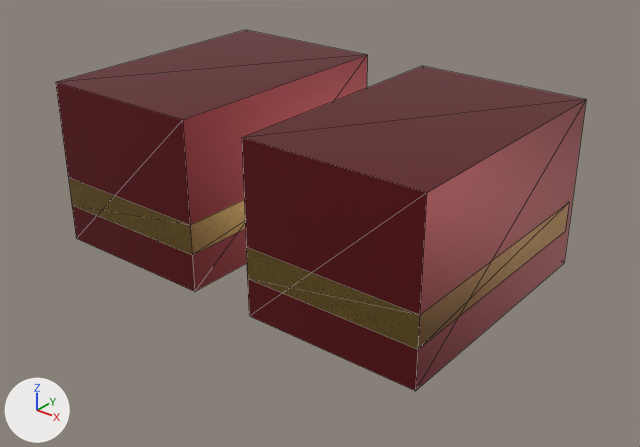
Before and after pictures for a commit that changed the glTF model src/client/dev_viewer/models/modular_heroes/dk_boots_elite.glb.
Rendered twice from a 50 mm lens placed at (0.661, -0.848, 0.437), pointed at (0.008, -0.032, -0.069). Every picture has the same lights, and +X, +Y and +Z are marked at lower left. The older version comes first. Mesh edges are drawn as thin lines. Where no turn or scale is listed for an object, it has been applied to the vertices. Vertices at exactly the same position are counted once.

The first picture shows 'boot_-1', 'boot_1', 'boot_trim_-1', 'boot_trim_1'.
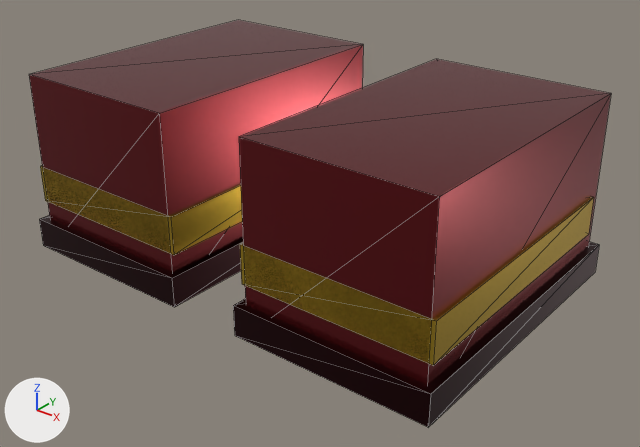
Where the change shows, as pixel boxes (x1, y1, x2, y2) in the pictures (640 x 447 px):
'boot_1', surface changed, moved, rescaled
    before: (242, 66, 586, 391)
    after: (239, 59, 611, 385)
'boot_-1', surface changed, moved, rescaled
    before: (56, 30, 367, 292)
    after: (29, 20, 363, 272)
'boot_trim_1', recoloured, surface changed, moved, rescaled (10% wider, 16% taller)
    before: (246, 203, 569, 349)
    after: (240, 196, 594, 365)
'boot_sole_1', added
    after: (233, 242, 599, 427)
'boot_trim_-1', recoloured, surface changed, moved, rescaled (14% wider, 15% taller)
    before: (68, 178, 245, 255)
    after: (40, 166, 242, 255)
'boot_sole_-1', added
    after: (39, 215, 243, 307)

Edits to the bpy script that builds the scene:
```text
Change mat_material_0:
    mat_material_0.roughness: 0.38 -> 0.24
Change mat_material_1:
    mat_material_1.base_color: (0.366, 0.238, 0.0666) -> (0.0331, 0.00518, 0.007)  # brown #a38649 -> dark red #331014
    mat_material_1.metallic: 0.8 -> 0.9
Add mat_material_2:
    mat_material_2 = principled_material('Material_2')
    mat_material_2.base_color = (0.658, 0.429, 0.0382)  # yellow #d4af37
    mat_material_2.metallic = 0.92
    mat_material_2.roughness = 0.18
Change me_mesh_0:
    used by ob_boot__1; location = (-0.16, -0.035, 0.0)
    remove me_mesh_0.from_pydata(...)  # 8 vertices, 12 faces; spans x -0.115..0.115, y -0.175..0.175, z -0.11..0.11
    add me_mesh_0.from_pydata(...)  # 8 vertices, 12 faces; spans x -0.12..0.12, y -0.19..0.19, z -0.12..0.12
    me_mesh_0 part 1: the whole mesh is scaled about its middle by (1.04, 1.09, 1.09)
Change me_mesh_1:
    used by ob_boot_trim__1; location = (-0.16, -0.04, -0.04)
    remove me_mesh_1.from_pydata(...)  # 8 vertices, 12 faces; spans x -0.115..0.115, y -0.17..0.17, z -0.02..0.02
    remove me_mesh_1.materials.append(mat_material_1)  # brown #a38649
    add me_mesh_1.from_pydata(...)  # 8 vertices, 12 faces; spans x -0.125..0.125, y -0.18..0.18, z -0.025..0.025
    me_mesh_1 part 2: the whole mesh is scaled about its middle by (1.09, 1.06, 1.25)
    add me_mesh_1.materials.append(mat_material_2)  # yellow #d4af37
Change me_mesh_2:
    used by ob_boot_1; location = (0.16, -0.035, 0.0)
    remove me_mesh_2.from_pydata(...)  # 8 vertices, 12 faces; spans x -0.115..0.115, y -0.175..0.175, z -0.11..0.11
    add me_mesh_2.from_pydata(...)  # 8 vertices, 12 faces; spans x -0.12..0.12, y -0.19..0.19, z -0.12..0.12
    me_mesh_2 part 3: the whole mesh is scaled about its middle by (1.04, 1.09, 1.09)
Change me_mesh_3:
    used by ob_boot_trim_1; location = (0.16, -0.04, -0.04)
    remove me_mesh_3.from_pydata(...)  # 8 vertices, 12 faces; spans x -0.115..0.115, y -0.17..0.17, z -0.02..0.02
    remove me_mesh_3.materials.append(mat_material_1)  # brown #a38649
    add me_mesh_3.from_pydata(...)  # 8 vertices, 12 faces; spans x -0.125..0.125, y -0.18..0.18, z -0.025..0.025
    me_mesh_3 part 4: the whole mesh is scaled about its middle by (1.09, 1.06, 1.25)
    add me_mesh_3.materials.append(mat_material_2)  # yellow #d4af37
Add me_mesh_5:
    me_mesh_5.from_pydata(...)  # a box spanning x -0.13..0.13, y -0.2..0.2, z -0.02..0.02
    me_mesh_5.materials.append(mat_material_1)  # dark red #331014
Change ob_boot__1:
    ob_boot__1.location: (-0.16, -0.035, 0.0) -> (-0.18, -0.04, 0.0)
Change ob_boot_trim__1:
    ob_boot_trim__1.location: (-0.16, -0.04, -0.04) -> (-0.18, -0.05, -0.03)
Change ob_boot_1:
    ob_boot_1.location: (0.16, -0.035, 0.0) -> (0.18, -0.04, 0.0)
Change ob_boot_trim_1:
    ob_boot_trim_1.location: (0.16, -0.04, -0.04) -> (0.18, -0.05, -0.03)
Add ob_boot_sole_1:
    ob_boot_sole_1 = bpy.data.objects.new('boot_sole_1', me_mesh_5)
    ob_boot_sole_1.location = (0.18, -0.04, -0.1)
Add ob_boot_sole__1:
    ob_boot_sole__1 = bpy.data.objects.new('boot_sole_-1', me_mesh_5.copy())
    ob_boot_sole__1.location = (-0.18, -0.04, -0.1)
```
